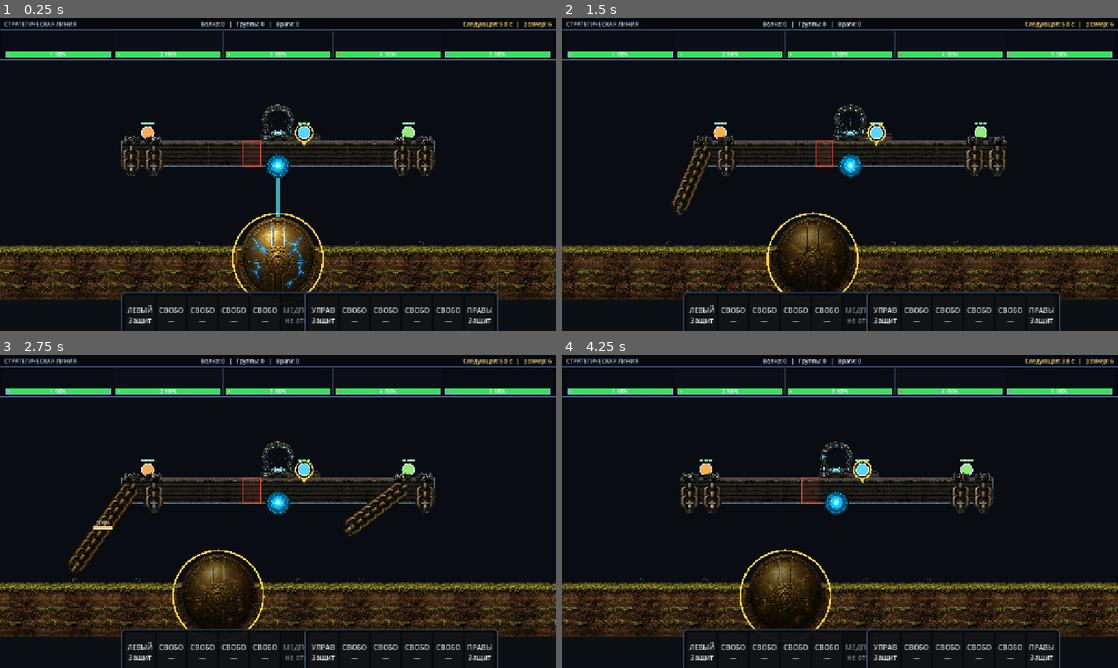
Above: before the commit, frames 1-4 (two rows, left to right).
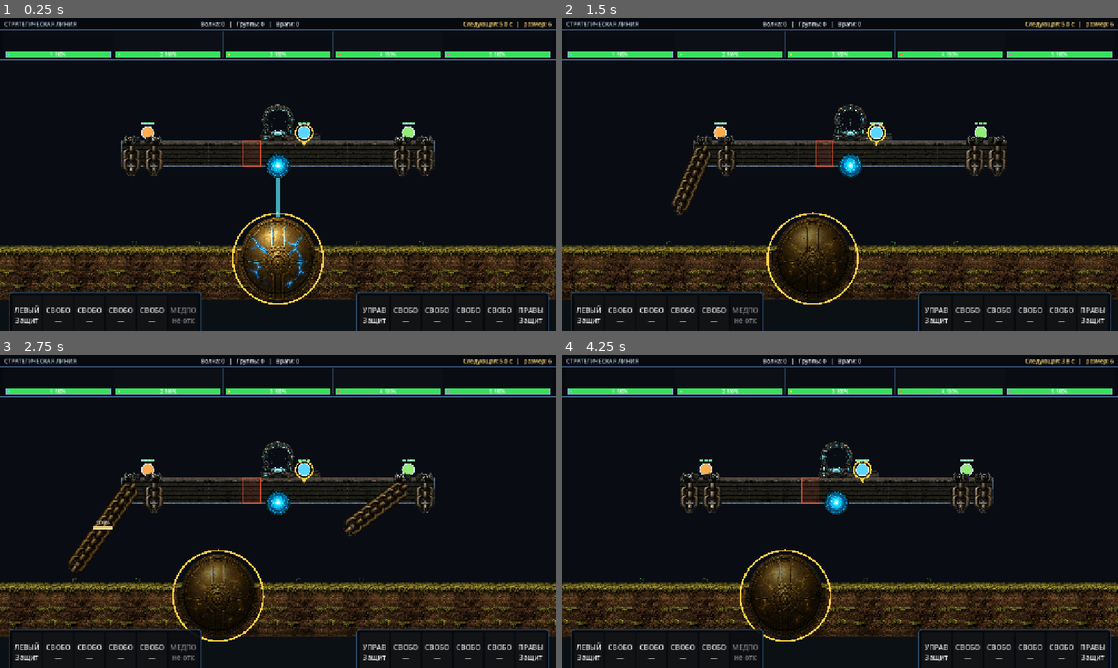
Above: after the commit, the same moments.

Repository: bageus/GloryProtect
Game: Godot game, scene res://scenes/game/game_root_with_flyers.tscn
Two runs of this game, one before a commit and one after it. Both use one fixed random seed, a clock stepped at 60 frames per second and the inputs below.
Inputs (mouse positions are in pixels of both pictures, inside the frame that each line leads up to):
- Up to frame 1 (0.25 s): no input
- Up to frame 2 (1.5 s): tap Enter (ui_accept) at 0.5, 0.77 s; move the mouse to (962, 158) at 0.52 s; hold Right (ui_right) 0.53-1.25 s; tap 1 at 0.6 s; click (962, 158) at 0.67 s; drag from (728, 190) to (812, 237) at 1.27 s
- Up to frame 3 (2.75 s): move the mouse to (333, 442) at 2.02 s; hold Right (ui_right) from 2.03 s (still down); tap 3 at 2.1 s
- Up to frame 4 (4.25 s): release Right (ui_right) at 2.75 s; drag from (812, 574) to (673, 464) at 2.77 s; move the mouse to (1006, 558) at 3.52 s; hold Left (ui_left) from 3.53 s (still down); tap R at 3.6 s; tap Enter (ui_accept) at 3.77 s

The runs differ from the first frame. In frame 1, 2.6% of the frame differs, in the area x 1-99%, y 87-100%; in frame 2, 2.5%; in frame 3, 2.6%; in frame 4, 2.6%.

Commit message:
Widen gap between lower command panels

Diff:
--- a/scripts/platform/platform_post_layout.gd
+++ b/scripts/platform/platform_post_layout.gd
@@ -41,8 +41,8 @@
 	left_panel.anchor_right = 0.5
 	left_panel.anchor_top = 1.0
 	left_panel.anchor_bottom = 1.0
-	left_panel.offset_left = -360.0
-	left_panel.offset_right = -62.0
+	left_panel.offset_left = -620.0
+	left_panel.offset_right = -180.0
 	left_panel.offset_top = -90.0
 	left_panel.offset_bottom = -5.0
 
@@ -51,7 +51,7 @@
 	right_panel.anchor_right = 0.5
 	right_panel.anchor_top = 1.0
 	right_panel.anchor_bottom = 1.0
-	right_panel.offset_left = 62.0
-	right_panel.offset_right = 360.0
+	right_panel.offset_left = 180.0
+	right_panel.offset_right = 620.0
 	right_panel.offset_top = -90.0
 	right_panel.offset_bottom = -5.0
